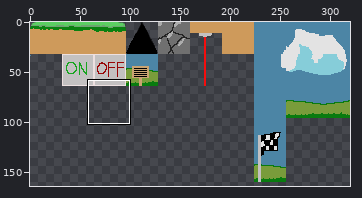
Sprite sheet -- dist/final_project_assets/tilemaps/level1.png. Above, an overview of the earlier version with the close-up marked.
Close-up. First the earlier version:
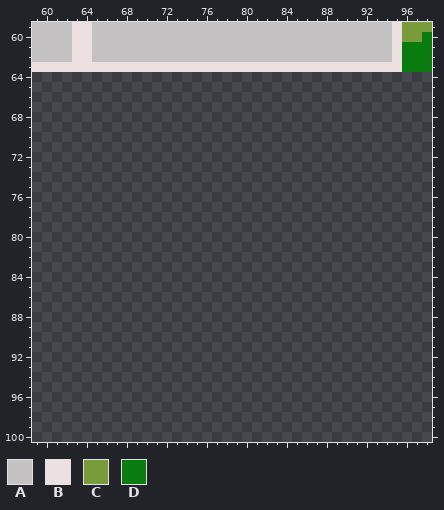
The file is 320x320 pixels. Pixels under 10% opacity are left out. Colours within 5 levels of each other are drawn and written as one. Shown: x 59..98, y 59..100. The wide view leaves out empty margins. The commit also changed other parts of the picture, which this record leaves out.
Palette (. is transparent): A #c3c1c1  B #ede0e0  C #799c3b  D #097b0f
Pixels before, first column x 59:
59 AAAABBAAAAAAAAAAAAAAAAAAAAAAAAAAAAAABCCC
60 AAAABBAAAAAAAAAAAAAAAAAAAAAAAAAAAAAABCCD
61 AAAABBAAAAAAAAAAAAAAAAAAAAAAAAAAAAAABDDD
62 AAAABBAAAAAAAAAAAAAAAAAAAAAAAAAAAAAABDDD
63 BBBBBBBBBBBBBBBBBBBBBBBBBBBBBBBBBBBBBDDD
New version:
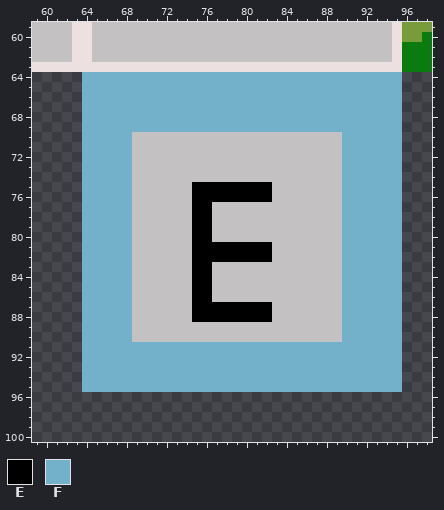
Colours new in this view: E #000000  F #73b0c9
The edit:
Changed rows in their new state; - is an unchanged pixel.
first column x 64:
 64 FFFFFFFFFFFFFFFFFFFFFFFFFFFFFFFF
 65 FFFFFFFFFFFFFFFFFFFFFFFFFFFFFFFF
 66 FFFFFFFFFFFFFFFFFFFFFFFFFFFFFFFF
 67 FFFFFFFFFFFFFFFFFFFFFFFFFFFFFFFF
 68 FFFFFFFFFFFFFFFFFFFFFFFFFFFFFFFF
 69 FFFFFFFFFFFFFFFFFFFFFFFFFFFFFFFF
 70 FFFFFAAAAAAAAAAAAAAAAAAAAAFFFFFF
 71 FFFFFAAAAAAAAAAAAAAAAAAAAAFFFFFF
 72 FFFFFAAAAAAAAAAAAAAAAAAAAAFFFFFF
 73 FFFFFAAAAAAAAAAAAAAAAAAAAAFFFFFF
 74 FFFFFAAAAAAAAAAAAAAAAAAAAAFFFFFF
 75 FFFFFAAAAAAEEEEEEEEAAAAAAAFFFFFF
 76 FFFFFAAAAAAEEEEEEEEAAAAAAAFFFFFF
 77 FFFFFAAAAAAEEAAAAAAAAAAAAAFFFFFF
 78 FFFFFAAAAAAEEAAAAAAAAAAAAAFFFFFF
 79 FFFFFAAAAAAEEAAAAAAAAAAAAAFFFFFF
 80 FFFFFAAAAAAEEAAAAAAAAAAAAAFFFFFF
 81 FFFFFAAAAAAEEEEEEEEAAAAAAAFFFFFF
 82 FFFFFAAAAAAEEEEEEEEAAAAAAAFFFFFF
 83 FFFFFAAAAAAEEAAAAAAAAAAAAAFFFFFF
 84 FFFFFAAAAAAEEAAAAAAAAAAAAAFFFFFF
 85 FFFFFAAAAAAEEAAAAAAAAAAAAAFFFFFF
 86 FFFFFAAAAAAEEAAAAAAAAAAAAAFFFFFF
 87 FFFFFAAAAAAEEEEEEEEAAAAAAAFFFFFF
 88 FFFFFAAAAAAEEEEEEEEAAAAAAAFFFFFF
 89 FFFFFAAAAAAAAAAAAAAAAAAAAAFFFFFF
 90 FFFFFAAAAAAAAAAAAAAAAAAAAAFFFFFF
 91 FFFFFFFFFFFFFFFFFFFFFFFFFFFFFFFF
 92 FFFFFFFFFFFFFFFFFFFFFFFFFFFFFFFF
 93 FFFFFFFFFFFFFFFFFFFFFFFFFFFFFFFF
 94 FFFFFFFFFFFFFFFFFFFFFFFFFFFFFFFF
 95 FFFFFFFFFFFFFFFFFFFFFFFFFFFFFFFF
Changed places in both close-ups, as pixel boxes (x1, y1, x2, y2):
added: (82, 72, 402, 392)
